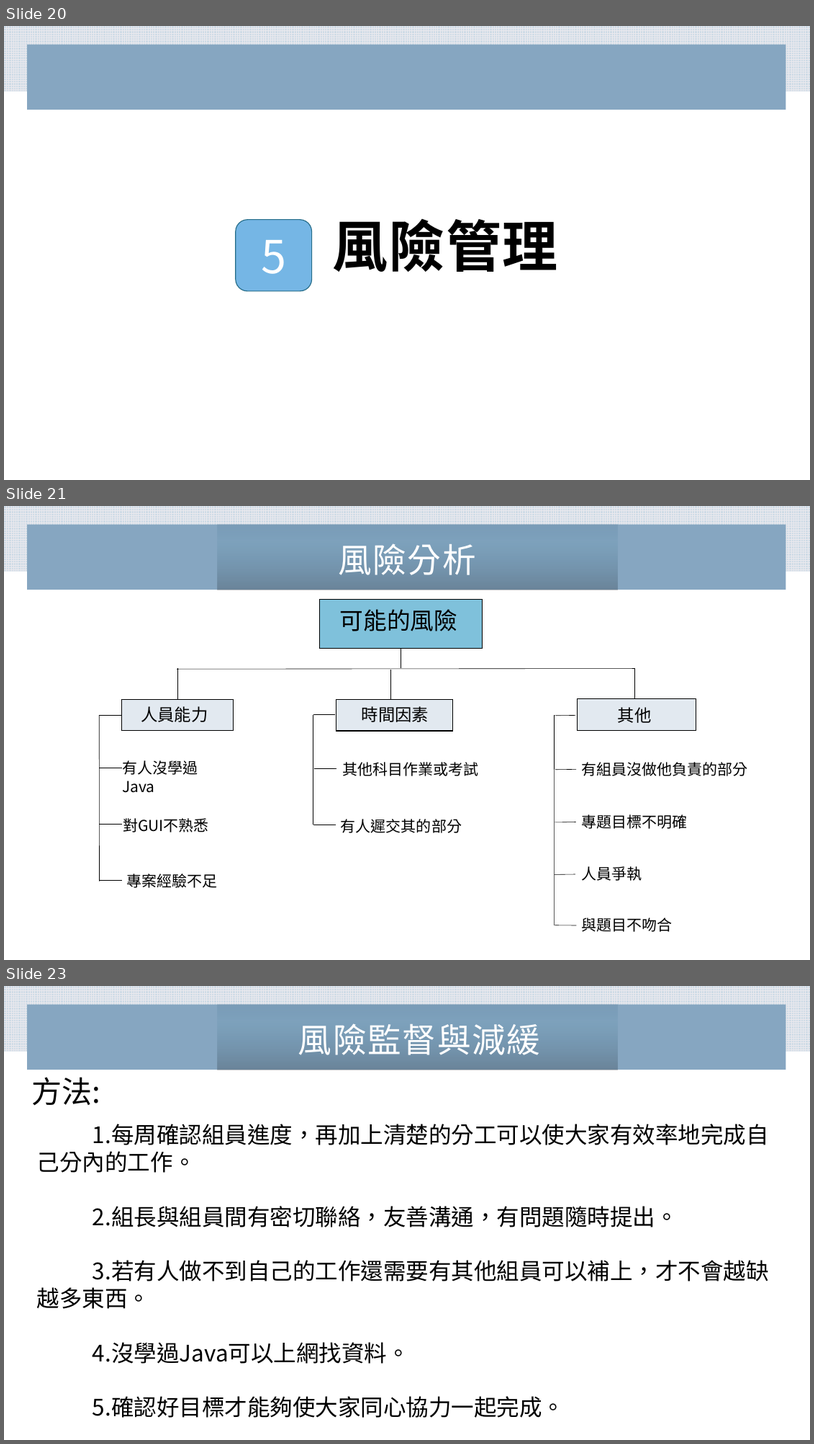
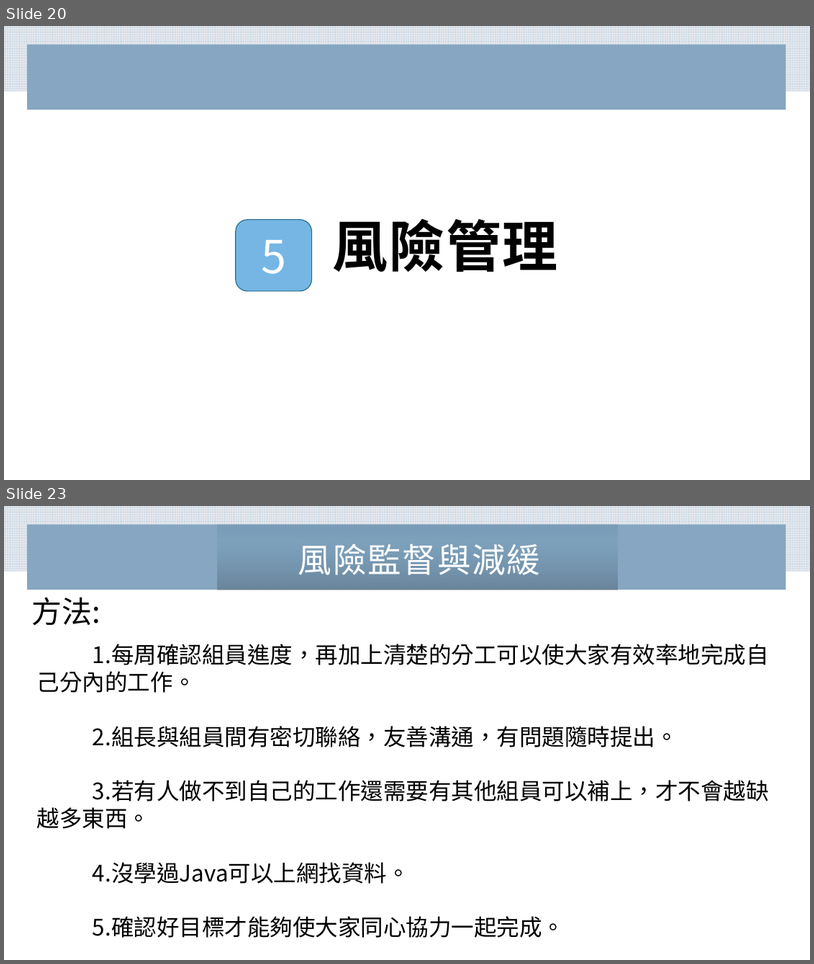
Before and after one commit to Jerrywu108150/se-final-project, a slide deck: 文書/簡報2.pptx. Shown one above the other, each under a label of ours: slides 20, 21 and 23 before the commit, slides 20 and 23 after it; the slides between them are not shown. The pictures are 814x1444 and 814x964 pixels, drawn with LibreOffice and Linux fonts; fonts in the diff are those of the drawing. Boxes give left, top, right and bottom in pixels: in the first picture for what was removed or moved away, otherwise in the second. Text is boxed around its words. In the diff, an @@ line names an element or a change of style, - is before the commit and + after.

```diff
--- a/文書/簡報2.pptx
+++ b/文書/簡報2.pptx
@@ slide 21 removed at bbox=[4, 506, 810, 960], background #FFFFFF; not listed: 2 template elements that a slide beside it also shows @@
@@ rectangle removed at bbox=[218, 524, 617, 590] @@
@@ text removed at bbox=[338, 543, 476, 575] @@
-風險分析
@@ group removed at bbox=[99, 599, 748, 932]: 20 lines, 13 texts, 4 rectangles @@
-人員能力
-有人沒學過Java
-對GUI不熟悉
-時間因素
-有人遲交其的部分
-專題目標不明確
-人員爭執
-與題目不吻合
-專案經驗不足
-其他科目作業或考試
-有組員沒做他負責的部分
-其他
-可能的風險
```
Also in this commit, not shown: 2 slides changed, 1 slide added.
